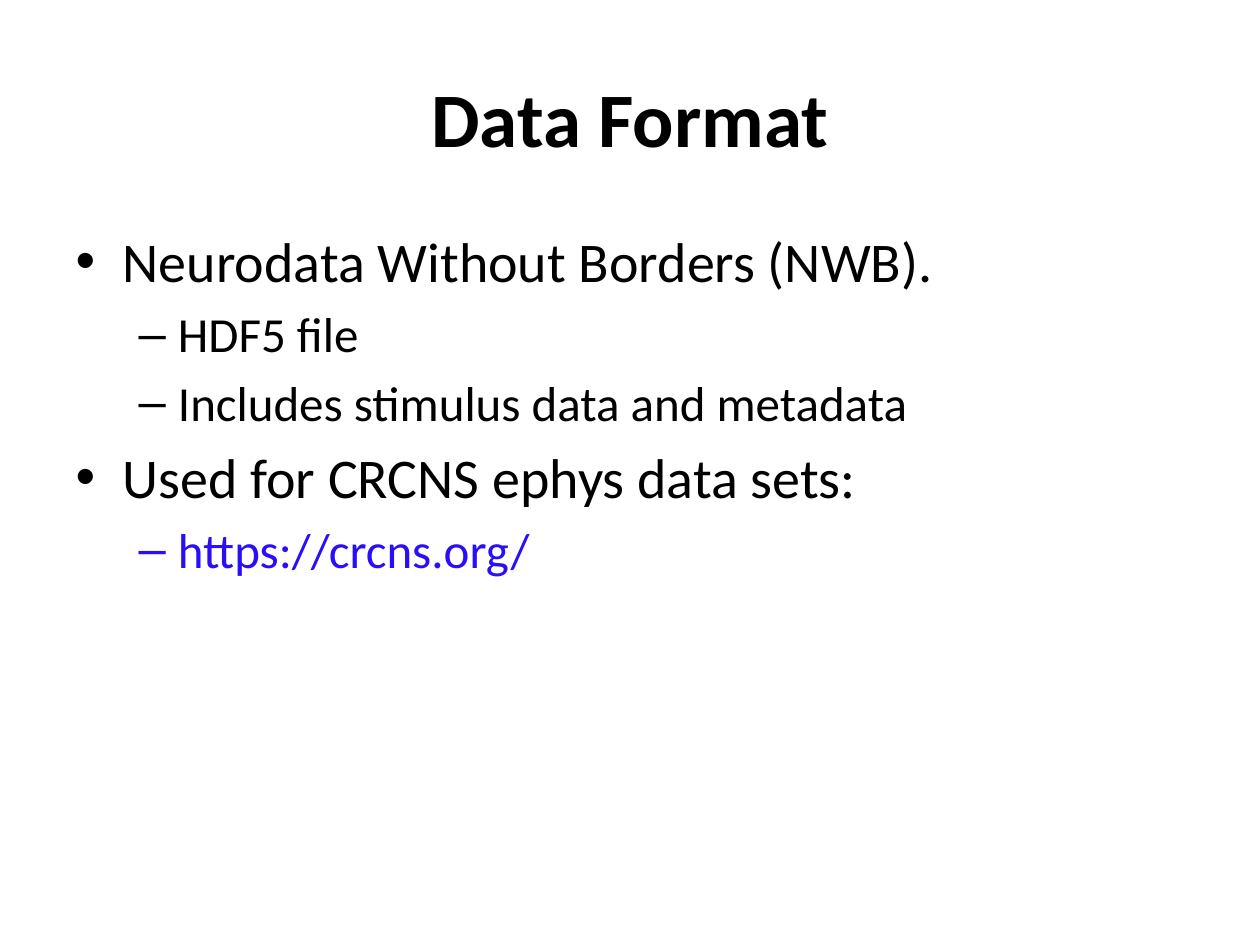
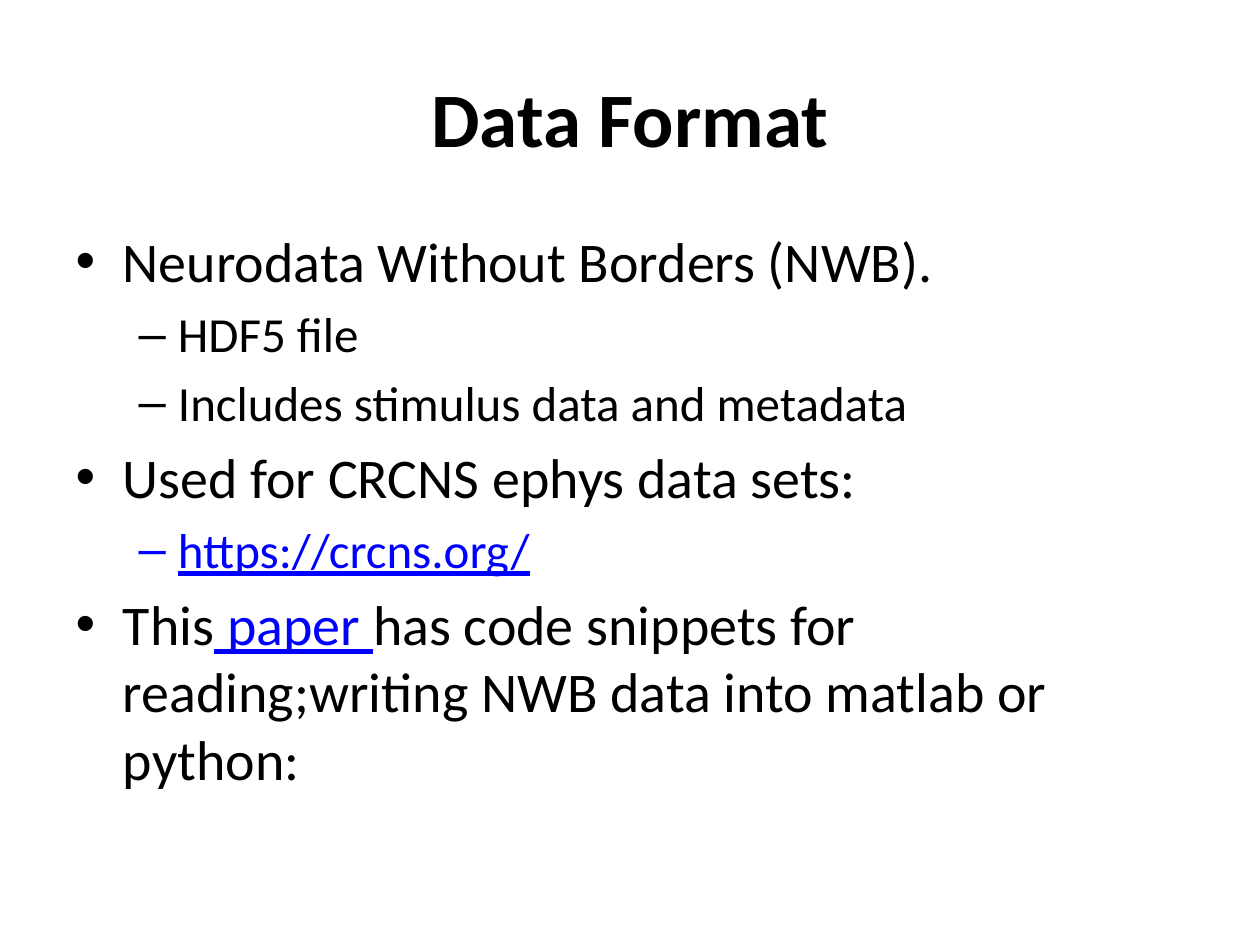
Before and after one commit to geffenlab/CNI-JC, a slide deck: slide 12 of Allen_Brain_Observatory_Dataset.pptx. Drawn at 1260x945 pixels with LibreOffice and Linux fonts; fonts in the diff are those of the drawing. Boxes give left, top, right and bottom in pixels: in the first picture for what was removed or moved away, otherwise in the second. Text is boxed around its words. In the diff, an @@ line names an element or a change of style, - is before the commit and + after.

```diff
--- a/Allen_Brain_Observatory_Dataset.pptx
+++ b/Allen_Brain_Observatory_Dataset.pptx
@@ text at [178,534,530,577]: text colour #2A0EFA to #0000FF, underline on in "https://crcns.org/" @@
@@ text at [123,606,1046,789]: paragraph added @@
+• This paper has code snippets for reading;writing NWB data into matlab or python:
```
Also in this commit, not shown: 6 other slides changed, 1 slide added.
